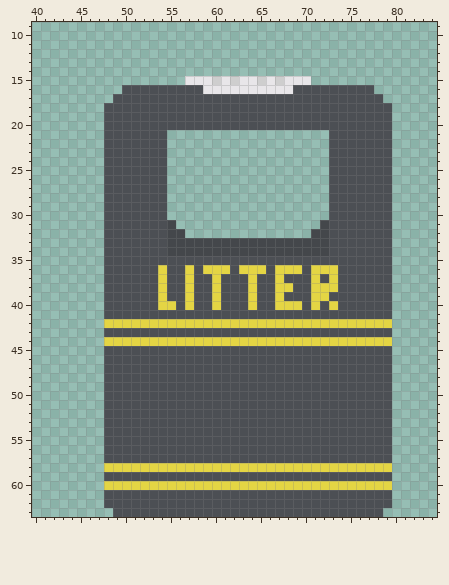
Two states of a pixel-art file, Acesprite/Obstacles/Bins/Small Bin.aseprite. Above, as it was before the edit.
128x64 pixels, 1 frame. Shown: x 40..84, y 9..63.
Once edited:
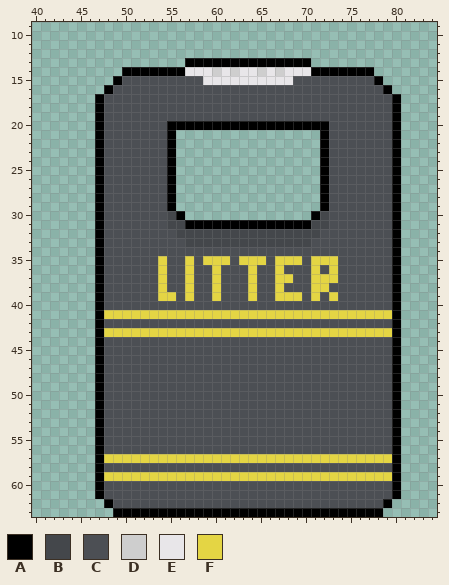
Palette (. is transparent): A #000000  B #44474b  C #4c4f54  D #cecece  E #e8e6e9  F #e4d544
What changed:
@@ x 40..84 @@
 12 .............................................
-13 .............................................
-14 .............................................
-15 .................EEEDEDEEDEDEEE..............
-16 ..........CCCCCCCCCEEEEEEEEEECCCCCCCCC.......
-17 .........CCCCCCCCCCCCCCCCCCCCCCCCCCCCCC......
-18 ........CCCCCCCCCCCCCCCCCCCCCCCCCCCCCCCC.....
-19 ........CCCCCCCCCCCCCCCCCCCCCCCCCCCCCCCC.....
-20 ........CCCCCCCCCCCCCCCCCCCCCCCCCCCCCCCC.....
-21 ........CCCCCCC..................CCCCCCC.....
-22 ........CCCCCCC..................CCCCCCC.....
-23 ........CCCCCCC..................CCCCCCC.....
-24 ........CCCCCCC..................CCCCCCC.....
-25 ........CCCCCCC..................CCCCCCC.....
-26 ........CCCCCCC..................CCCCCCC.....
-27 ........CCCCCCC..................CCCCCCC.....
-28 ........CCCCCCC..................CCCCCCC.....
-29 ........CCCCCCC..................CCCCCCC.....
-30 ........CCCCCCC..................CCCCCCC.....
-31 ........CCCCCCCB................BCCCCCCC.....
-32 ........CCCCCCCBB..............BBCCCCCCC.....
-33 ........CCCCCCCBBBBBBBBBBBBBBBBBBCCCCCCC.....
-34 ........CCCCCCCBBBBBBBBBBBBBBBBBBCCCCCCC.....
-35 ........CCCCCCCCCCCCCCCCCCCCCCCCCCCCCCCC.....
-36 ........CCCCCCFCCFCFFFCFFFCFFFCFFFCCCCCC.....
-37 ........CCCCCCFCCFCCFCCCFCCFCCCFCFCCCCCC.....
-38 ........CCCCCCFCCFCCFCCCFCCFFCCFFFCCCCCC.....
-39 ........CCCCCCFCCFCCFCCCFCCFCCCFFCCCCCCC.....
-40 ........CCCCCCFFCFCCFCCCFCCFFFCFCFCCCCCC.....
-41 ........CCCCCCCCCCCCCCCCCCCCCCCCCCCCCCCC.....
-42 ........FFFFFFFFFFFFFFFFFFFFFFFFFFFFFFFF.....
-43 ........CCCCCCCCCCCCCCCCCCCCCCCCCCCCCCCC.....
-44 ........FFFFFFFFFFFFFFFFFFFFFFFFFFFFFFFF.....
-45 ........CCCCCCCCCCCCCCCCCCCCCCCCCCCCCCCC.....
-46 ........CCCCCCCCCCCCCCCCCCCCCCCCCCCCCCCC.....
-47 ........CCCCCCCCCCCCCCCCCCCCCCCCCCCCCCCC.....
-48 ........CCCCCCCCCCCCCCCCCCCCCCCCCCCCCCCC.....
-49 ........CCCCCCCCCCCCCCCCCCCCCCCCCCCCCCCC.....
-50 ........CCCCCCCCCCCCCCCCCCCCCCCCCCCCCCCC.....
-51 ........CCCCCCCCCCCCCCCCCCCCCCCCCCCCCCCC.....
-52 ........CCCCCCCCCCCCCCCCCCCCCCCCCCCCCCCC.....
-53 ........CCCCCCCCCCCCCCCCCCCCCCCCCCCCCCCC.....
-54 ........CCCCCCCCCCCCCCCCCCCCCCCCCCCCCCCC.....
-55 ........CCCCCCCCCCCCCCCCCCCCCCCCCCCCCCCC.....
-56 ........CCCCCCCCCCCCCCCCCCCCCCCCCCCCCCCC.....
-57 ........CCCCCCCCCCCCCCCCCCCCCCCCCCCCCCCC.....
-58 ........FFFFFFFFFFFFFFFFFFFFFFFFFFFFFFFF.....
-59 ........CCCCCCCCCCCCCCCCCCCCCCCCCCCCCCCC.....
-60 ........FFFFFFFFFFFFFFFFFFFFFFFFFFFFFFFF.....
-61 ........CCCCCCCCCCCCCCCCCCCCCCCCCCCCCCCC.....
-62 ........CCCCCCCCCCCCCCCCCCCCCCCCCCCCCCCC.....
-63 .........CCCCCCCCCCCCCCCCCCCCCCCCCCCCCC......
+13 .................AAAAAAAAAAAAAA..............
+14 ..........AAAAAAAEEEDEDEEDEDEEEAAAAAAA.......
+15 .........ACCCCCCCCCEEEEEEEEEECCCCCCCCCA......
+16 ........ACCCCCCCCCCCCCCCCCCCCCCCCCCCCCCA.....
+17 .......ACCCCCCCCCCCCCCCCCCCCCCCCCCCCCCCCA....
+18 .......ACCCCCCCCCCCCCCCCCCCCCCCCCCCCCCCCA....
+19 .......ACCCCCCCCCCCCCCCCCCCCCCCCCCCCCCCCA....
+20 .......ACCCCCCCAAAAAAAAAAAAAAAAAACCCCCCCA....
+21 .......ACCCCCCCA................ACCCCCCCA....
+22 .......ACCCCCCCA................ACCCCCCCA....
+23 .......ACCCCCCCA................ACCCCCCCA....
+24 .......ACCCCCCCA................ACCCCCCCA....
+25 .......ACCCCCCCA................ACCCCCCCA....
+26 .......ACCCCCCCA................ACCCCCCCA....
+27 .......ACCCCCCCA................ACCCCCCCA....
+28 .......ACCCCCCCA................ACCCCCCCA....
+29 .......ACCCCCCCA................ACCCCCCCA....
+30 .......ACCCCCCCBA..............ABCCCCCCCA....
+31 .......ACCCCCCCBBAAAAAAAAAAAAAABBCCCCCCCA....
+32 .......ACCCCCCCCBBBBBBBBBBBBBBBBCCCCCCCCA....
+33 .......ACCCCCCCCCBBBBBBBBBBBBBBCCCCCCCCCA....
+34 .......ACCCCCCCCCCCCCCCCCCCCCCCCCCCCCCCCA....
+35 .......ACCCCCCFCCFCFFFCFFFCFFFCFFFCCCCCCA....
+36 .......ACCCCCCFCCFCCFCCCFCCFCCCFCFCCCCCCA....
+37 .......ACCCCCCFCCFCCFCCCFCCFFCCFFFCCCCCCA....
+38 .......ACCCCCCFCCFCCFCCCFCCFCCCFFCCCCCCCA....
+39 .......ACCCCCCFFCFCCFCCCFCCFFFCFCFCCCCCCA....
+40 .......ACCCCCCCCCCCCCCCCCCCCCCCCCCCCCCCCA....
+41 .......AFFFFFFFFFFFFFFFFFFFFFFFFFFFFFFFFA....
+42 .......ACCCCCCCCCCCCCCCCCCCCCCCCCCCCCCCCA....
+43 .......AFFFFFFFFFFFFFFFFFFFFFFFFFFFFFFFFA....
+44 .......ACCCCCCCCCCCCCCCCCCCCCCCCCCCCCCCCA....
+45 .......ACCCCCCCCCCCCCCCCCCCCCCCCCCCCCCCCA....
+46 .......ACCCCCCCCCCCCCCCCCCCCCCCCCCCCCCCCA....
+47 .......ACCCCCCCCCCCCCCCCCCCCCCCCCCCCCCCCA....
+48 .......ACCCCCCCCCCCCCCCCCCCCCCCCCCCCCCCCA....
+49 .......ACCCCCCCCCCCCCCCCCCCCCCCCCCCCCCCCA....
+50 .......ACCCCCCCCCCCCCCCCCCCCCCCCCCCCCCCCA....
+51 .......ACCCCCCCCCCCCCCCCCCCCCCCCCCCCCCCCA....
+52 .......ACCCCCCCCCCCCCCCCCCCCCCCCCCCCCCCCA....
+53 .......ACCCCCCCCCCCCCCCCCCCCCCCCCCCCCCCCA....
+54 .......ACCCCCCCCCCCCCCCCCCCCCCCCCCCCCCCCA....
+55 .......ACCCCCCCCCCCCCCCCCCCCCCCCCCCCCCCCA....
+56 .......ACCCCCCCCCCCCCCCCCCCCCCCCCCCCCCCCA....
+57 .......AFFFFFFFFFFFFFFFFFFFFFFFFFFFFFFFFA....
+58 .......ACCCCCCCCCCCCCCCCCCCCCCCCCCCCCCCCA....
+59 .......AFFFFFFFFFFFFFFFFFFFFFFFFFFFFFFFFA....
+60 .......ACCCCCCCCCCCCCCCCCCCCCCCCCCCCCCCCA....
+61 .......ACCCCCCCCCCCCCCCCCCCCCCCCCCCCCCCCA....
+62 ........ACCCCCCCCCCCCCCCCCCCCCCCCCCCCCCA.....
+63 .........AAAAAAAAAAAAAAAAAAAAAAAAAAAAAA......
Where, in picture pixels (left, top, right, bottom), the same in both pictures:
changed: (95, 58, 401, 517)
